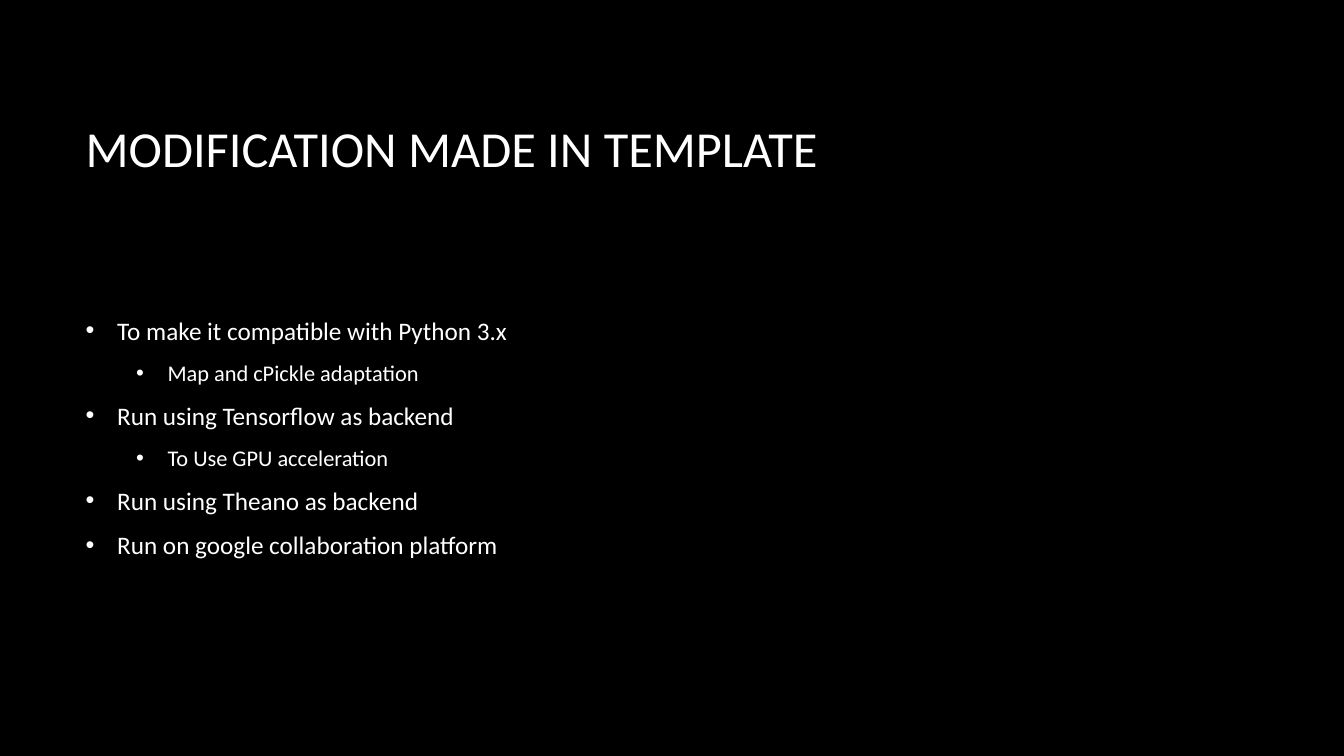
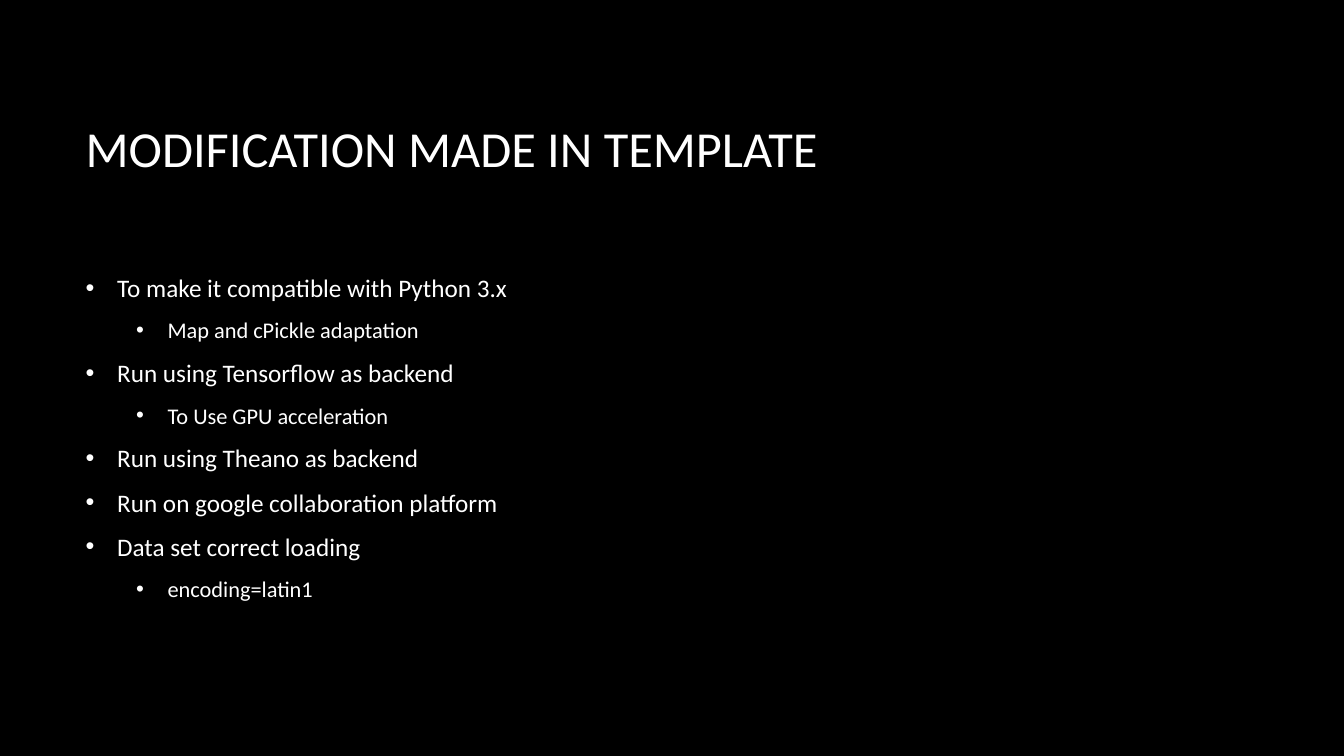
Before and after one commit to jayeshpatel8/DeepLearning, a slide deck: slide 5 of RF/RF_Signal_Classification_(modulation).pptx. Drawn at 1344x756 pixels with LibreOffice and Linux fonts; fonts in the diff are those of the drawing; background and template pictures are left out. Boxes give left, top, right and bottom in pixels: in the first picture for what was removed or moved away, otherwise in the second. Text is boxed around its words. In the diff, an @@ line names an element or a change of style, - is before the commit and + after.

```diff
--- a/RF/RF_Signal_Classification_(modulation).pptx
+++ b/RF/RF_Signal_Classification_(modulation).pptx
@@ text at <box>117,538,360,601</box>: paragraphs added @@
+• Data set correct loading
+  • encoding=latin1
```
Also in this commit, not shown: 1 other slide changed.
